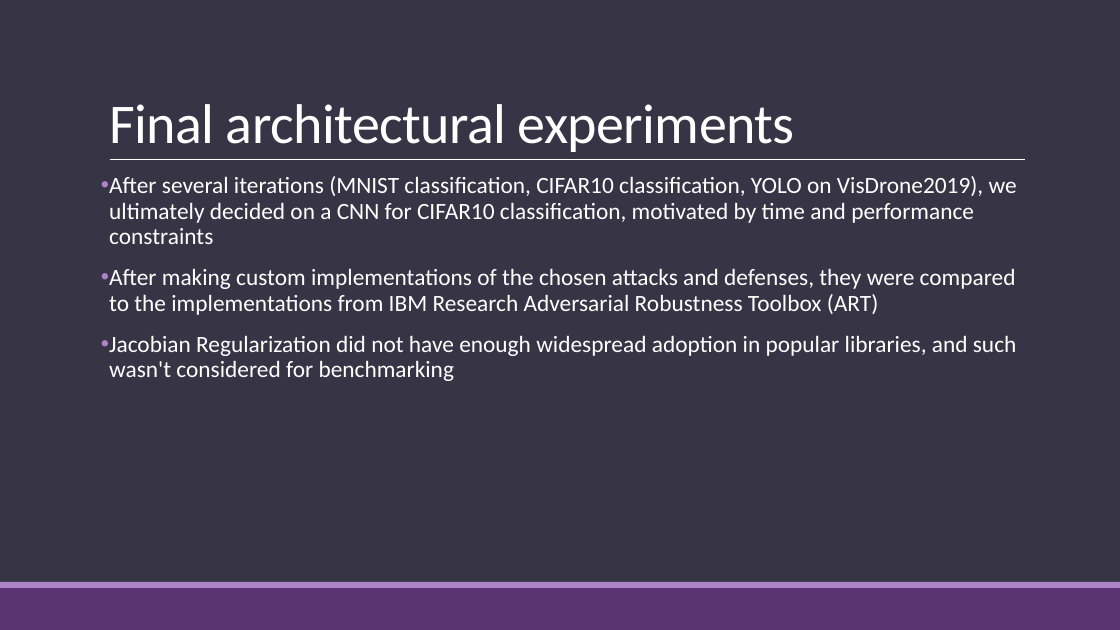
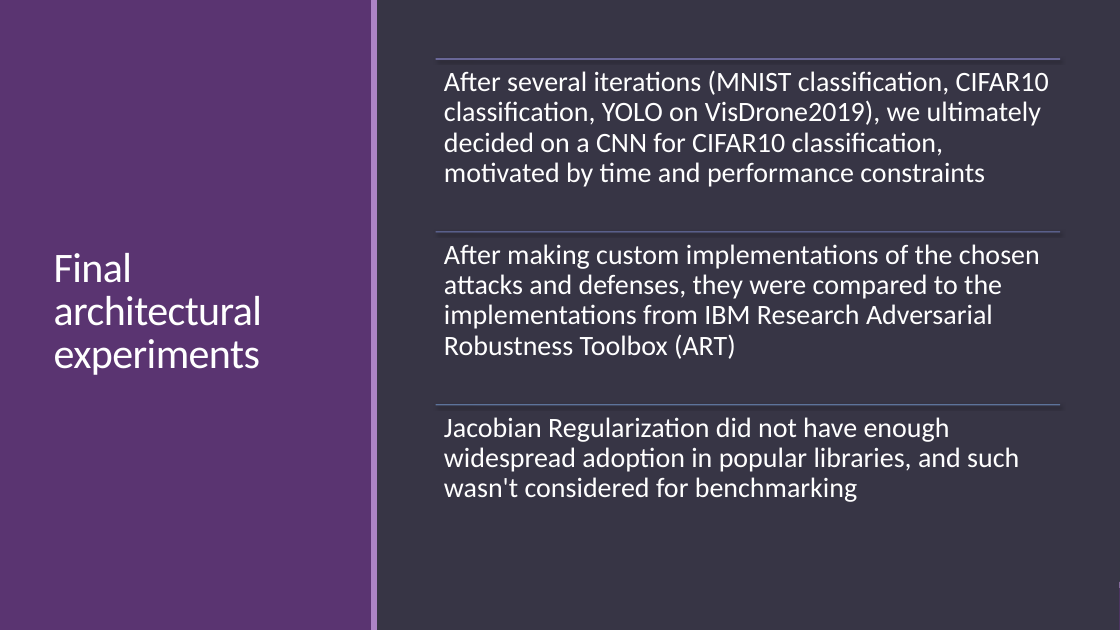
Before and after one commit to somecomfyguy/Project_IA3, a slide deck: slide 17 of project_ia3_presentation.pptx. Drawn at 1120x630 pixels with LibreOffice and Linux fonts; fonts in the diff are those of the drawing. Boxes give left, top, right and bottom in pixels: in the first picture for what was removed or moved away, otherwise in the second. Text is boxed around its words. In the diff, an @@ line names an element or a change of style, - is before the commit and + after.

```diff
--- a/project_ia3_presentation.pptx
+++ b/project_ia3_presentation.pptx
@@ rectangle added at (x1=0, y1=0, x2=1120, y2=630), fill #373545 @@
@@ rectangle added at (x1=0, y1=0, x2=372, y2=630), fill #5A3471 @@
@@ rectangle added at (x1=371, y1=0, x2=377, y2=630), fill #AD84C6 @@
@@ title "Final architectural experiments" moved from (x1=109, y1=104, x2=795, y2=152) to (x1=54, y1=253, x2=262, y2=375) @@
@@ title "Final architectural experiments" at (x1=54, y1=253, x2=262, y2=375): size 48 to 36 pt; vertical alignment bottom to middle @@
@@ text removed at (x1=109, y1=176, x2=1017, y2=381) @@
-• After several iterations (MNIST classification, CIFAR10 classification, YOLO on VisDrone2019), we ultimately decided on a CNN for CIFAR10 classification, motivated by time and performance constraints
-• After making custom implementations of the chosen attacks and defenses, they were compared to the implementations from IBM Research Adversarial Robustness Toolbox (ART)
-• Jacobian Regularization did not have enough widespread adoption in popular libraries, and such wasn't considered for benchmarking
@@ line removed from (110, 160) to (1026, 160) @@
@@ group added at (x1=436, y1=59, x2=1060, y2=502): 3 lines, 3 texts @@
+After several iterations (MNIST classification, CIFAR10 classification, YOLO on VisDrone2019), we ultimately decided on a CNN for CIFAR10 classification, motivated by time and performance constraints
+After making custom implementations of the chosen attacks and defenses, they were compared to the implementations from IBM Research Adversarial Robustness Toolbox (ART)
+Jacobian Regularization did not have enough widespread adoption in popular libraries, and such wasn't considered for benchmarking
```
Also in this commit, not shown: 5 other slides changed, 1 slide added, 4 slides removed, 1 other file.
